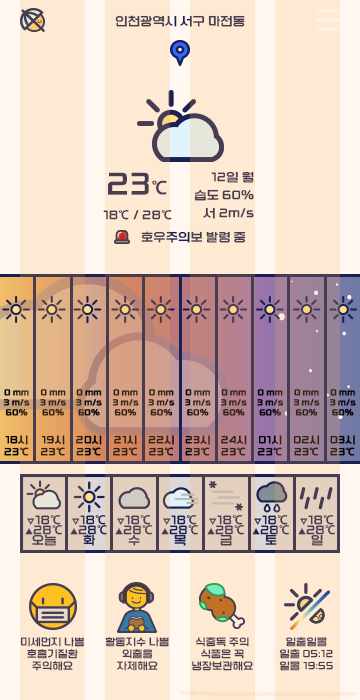
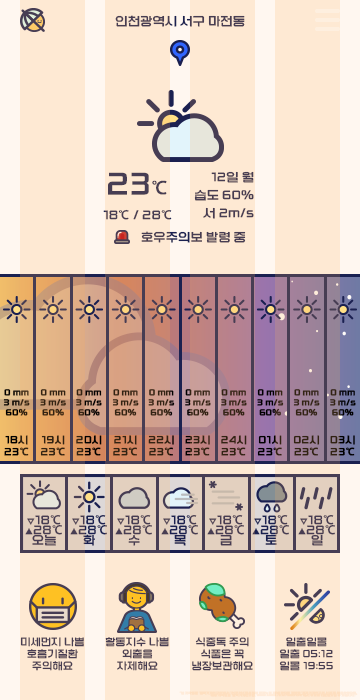
Before/after of a w=360, h=700 layered artwork. What changed in the layer stack:
painted on "아이콘" over [2,296,357,323]
